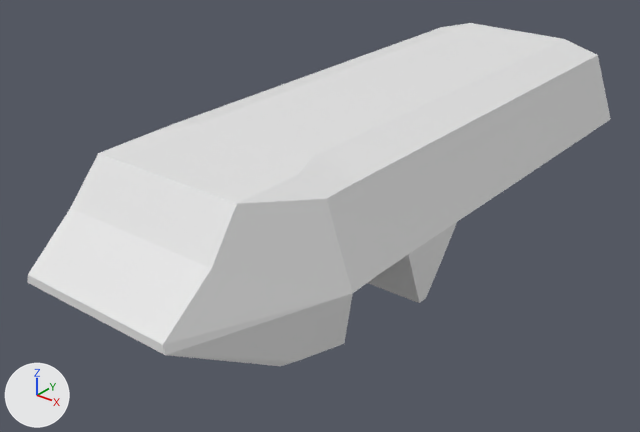
Before and after pictures for a commit that changed the Blender file Assets/Models/Ground/Pat.blend.
The view is the same before and after, from a 50 mm lens placed at (5.32, -7.19, 3.99), pointed at (-0.25, -0.23, -0.33). The axes (+X, +Y, +Z) are drawn at lower left. The lights are the same throughout.
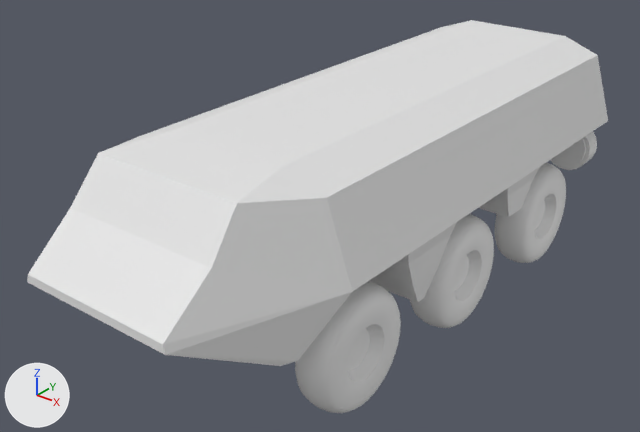
Pixel boxes [x1, y1, x2, y2] of what changed, in the pictures (640 x 432 px):
'Cube', reshaped, modifiers changed: before [27, 23, 611, 366]; after [27, 20, 608, 366]
'Cylinder', added: after [295, 281, 401, 413]
'Cylinder.001', added: after [410, 214, 494, 328]
'Cylinder.002', added: after [495, 163, 566, 263]
'Cylinder.007', added: after [552, 138, 586, 167]
'Cylinder.006', added: after [551, 132, 597, 170]

Edits to the bpy script that builds the scene:
```text
Change me_cube:
    used by ob_cube; location = (0.0, 0.0, 0.0); scale = (2.9, 7.35, 2.77)
    remove me_cube.from_pydata(...)  # 140 vertices, 133 faces; spans x -0.5..0.5, y -0.48..0.5, z -0.227..0.374
    add me_cube.from_pydata(...)  # 79 vertices, 61 faces; spans x -0.037..0.5, y -0.48..0.501, z -0.227..0.387
    me_cube part 1
    132 vertices are removed from x -0.5..0.5, y -0.48..0.5, z -0.227..0.374
    133 faces are deleted
    2 vertices move within x 0.294..0.297, y -0.48..-0.36, z 0.062..0.373
    66 vertices are added at x -0.037..0.5, y -0.48..0.501, z -0.227..0.387
    5 new vertices lie (0.0, 0.008, 0.0) away from vertices in x -0.037..0.299, y 0.468..0.476, z -0.182..-0.115
    61 new faces join them
Add me_cylinder_007:
    me_cylinder_007.from_pydata(...)  # a 32-sided cylinder along z spanning x -0.26..0.26, y -0.26..0.26, z -0.15..0.15
    me_cylinder_007.polygons.foreach_set('use_smooth', [True] * 34)
Add me_cylinder_006:
    me_cylinder_006.from_pydata(...)  # a 32-sided cylinder along z spanning x -0.3..0.3, y -0.3..0.3, z -0.15..0.075
    me_cylinder_006.polygons.foreach_set('use_smooth', [True] * 34)
Add me_cylinder_002:
    me_cylinder_002.from_pydata(...)  # 544 vertices, 514 faces; spans x -0.219..0.219, y -0.638..0.638, z -0.638..0.638
    me_cylinder_002.polygons.foreach_set('use_smooth', [True] * 514)
Change ob_cube:
    add _m = ob_cube.modifiers.new('Mirror', 'MIRROR')
Add ob_cylinder_007:
    ob_cylinder_007 = bpy.data.objects.new('Cylinder.007', me_cylinder_007)
    ob_cylinder_007.location = (1.116, 3.28, -0.207)
    ob_cylinder_007.rotation_euler = (1.571, 0.0, 0.0)  # degrees (90, 0, 0)
Add ob_cylinder_006:
    ob_cylinder_006 = bpy.data.objects.new('Cylinder.006', me_cylinder_006)
    ob_cylinder_006.location = (1.116, 3.241, -0.207)
    ob_cylinder_006.rotation_euler = (1.571, 0.0, 0.0)  # degrees (90, 0, 0)
    ob_cylinder_006.scale = (1.03, 1.03, 1.03)
Add ob_cylinder_002:
    ob_cylinder_002 = bpy.data.objects.new('Cylinder.002', me_cylinder_002)
    ob_cylinder_002.location = (1.164, 2.192, -0.762)
    _m = ob_cylinder_002.modifiers.new('Boolean', 'BOOLEAN')
Add ob_cylinder_001:
    ob_cylinder_001 = bpy.data.objects.new('Cylinder.001', me_cylinder_002.copy())
    ob_cylinder_001.location = (1.164, 0.319, -0.762)
Add ob_cylinder:
    ob_cylinder = bpy.data.objects.new('Cylinder', me_cylinder_002.copy())
    ob_cylinder.location = (1.164, -1.545, -0.762)
```
